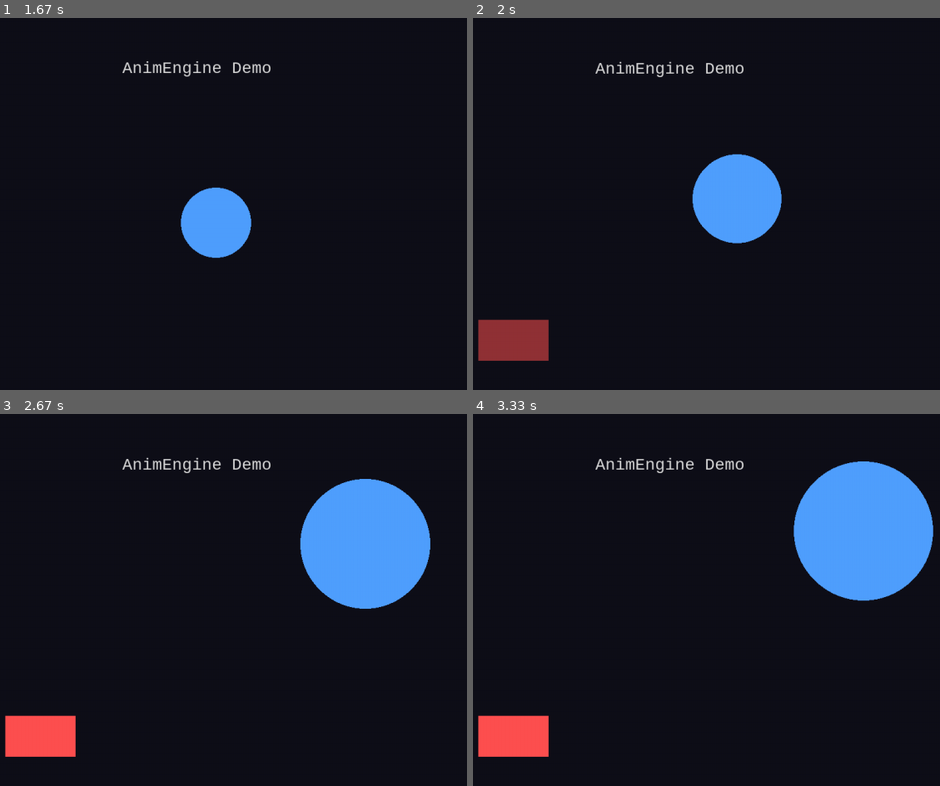
Above: before the commit, frames 1-4 (two rows, left to right).
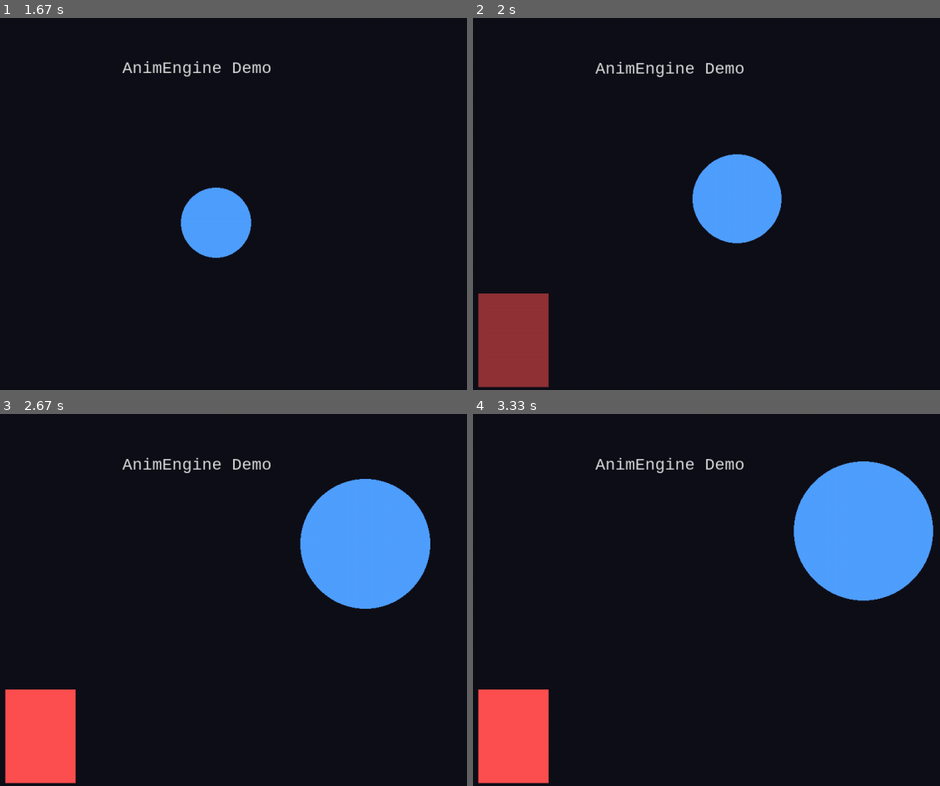
Above: after the commit, the same moments.

Repository: SemantakCodes/manim_junior
Game: pygame game, started from examples/example_pygame.py
Two runs of this game, one before a commit and one after it. Both use one fixed random seed, a clock stepped at 60 frames per second and the inputs below.
Inputs:
- Up to frame 1 (1.67 s): no input
- Up to frame 2 (2 s): no input
- Up to frame 3 (2.67 s): no input
- Up to frame 4 (3.33 s): no input

Frame 1 is identical in both runs. In frame 2, 2.2% of the frame differs, in the area x 1-17%, y 74-100%; in frame 3, 2.2%; in frame 4, 2.2%.

Commit message:
feat: base pipeline added

Diff:
--- a/examples/example_pygame.py
+++ b/examples/example_pygame.py
@@ -42,7 +42,7 @@
     rect = Rectangle(
         id="bottom_rect",
         x=-300, y=200,
-        width=120, height=70,
+        width=120, height=160,
         color=(255, 80, 80),
         alpha=0.0,
         z_order=0,
--- /dev/null
+++ b/render_mp4.py
@@ -0,0 +1,69 @@
+import os
+import subprocess
+import sys
+import glob
+
+try:
+    import cairosvg
+except ImportError:
+    print("❌ Error: 'cairosvg' library not found.")
+    print("Please install it using: pip install cairosvg")
+    sys.exit(1)
+
+def generate_mp4(frames_dir="output/frames", output_file="output/final_video.mp4", fps=30):
+    """Converts SVG frames to PNG and then stitches them into an MP4."""
+
+    # 1. Validation
+    if not os.path.exists(frames_dir):
+        print(f"❌ Error: The directory '{frames_dir}' does not exist.")
+        sys.exit(1)
+
+    svg_files = sorted(glob.glob(os.path.join(frames_dir, "*.svg")))
+    if not svg_files:
+        print(f"❌ Error: No .svg files found in '{frames_dir}'.")
+        sys.exit(1)
+
+    print(f"🚀 Found {len(svg_files)} SVGs. Starting conversion to PNG...")
+
+    # 2. Convert SVGs to PNGs
+    # FFmpeg handles PNGs much more reliably than SVGs across different systems.
+    png_frames = []
+    for svg_path in svg_files:
+        png_path = svg_path.replace(".svg", ".temp.png")
+        cairosvg.svg2png(url=svg_path, write_to=png_path)
+        png_frames.append(png_path)
+
+    print(f"✅ Conversion complete. Compiling video at {fps} FPS...")
+
+    # 3. The FFmpeg command
+    # Using the .temp.png pattern created above
+    command = [
+        "ffmpeg",
+        "-y",
+        "-framerate", str(fps),
+        "-i", os.path.join(frames_dir, "frame_%04d.temp.png"),
+        "-c:v", "libx264",
+        "-crf", "17",        # High quality setting (lower is better, 17-23 is standard)
+        "-pix_fmt", "yuv420p",
+        output_file
+    ]
+
+    try:
+        # Run FFmpeg
+        subprocess.run(command, check=True)
+        print(f"\n🎉 Success! Video saved to: {output_file}")
+
+    except FileNotFoundError:
+        print("\n❌ Error: FFmpeg is not installed or not in your system's PATH.")
+    except subprocess.CalledProcessError as e:
+        print(f"\n❌ FFmpeg failed with error code {e.returncode}.")
+
+    finally:
+        # 4. Cleanup temporary PNG files
+        print("🧹 Cleaning up temporary PNG frames...")
+        for png in png_frames:
+            if os.path.exists(png):
+                os.remove(png)
+
+if __name__ == "__main__":
+    generate_mp4(fps=30)
Not shown, added: output/frames/frame_0000.svg
Not shown, added: output/frames/frame_0001.svg
Not shown, added: output/frames/frame_0002.svg
Not shown, added: output/frames/frame_0003.svg
Not shown, added: output/frames/frame_0004.svg
Not shown, added: output/frames/frame_0005.svg
Not shown, added: output/frames/frame_0006.svg
Not shown, added: output/frames/frame_0007.svg
Not shown, added: output/frames/frame_0008.svg
Not shown, added: output/frames/frame_0009.svg
Not shown, added: output/frames/frame_0010.svg
Not shown, added: output/frames/frame_0011.svg
(and 157 more such lines)
